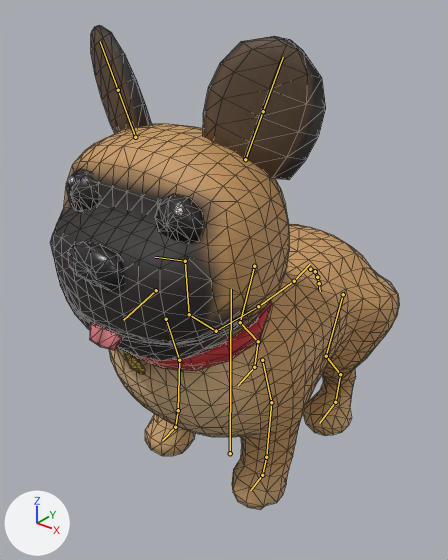
A saved change to the glTF model art-source/blender/dogs/french-bulldog/motion/exports/dog_frenchie_anim.gltf.
The view is the same before and after, from a 50 mm lens placed at (0.851, -1.094, 1.222), pointed at (-0.018, -0.008, 0.549). Every picture has the same lights, and +X, +Y and +Z are marked at lower left. The picture after the commit comes second. The bones that bend it are drawn over the model as lines. Mesh edges are drawn as thin lines.

In view in the first picture: 'dog_frenchie_body', 'dog_frenchie_collar', 'dog_frenchie_ear_L', 'dog_frenchie_ear_R', 'dog_frenchie_eye_L', 'dog_frenchie_eye_R', 'dog_frenchie_nose', 'dog_frenchie_tongue'.
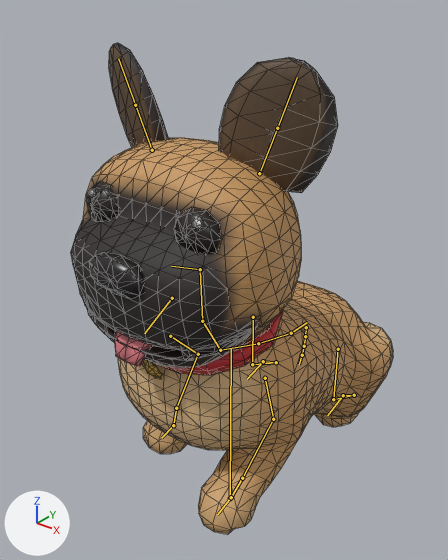
The newer file adds an action. The first version stands in its rest pose; the second is drawn at frame 25 of the action 'LieDown'.

Where the change shows, as pixel boxes (x1, y1, x2, y2) in the pictures (448 x 560 px):
'dog_frenchie_body', posed (8% narrower)
    before: (50, 123, 399, 510)
    after: (71, 137, 393, 535)
'dog_frenchie_ear_L', posed
    before: (203, 36, 326, 180)
    after: (219, 57, 338, 193)
'dog_frenchie_ear_R', posed
    before: (91, 25, 152, 134)
    after: (109, 43, 168, 147)
'dog_frenchie_collar', posed
    before: (125, 301, 272, 374)
    after: (142, 310, 283, 379)
'dog_frenchie_nose', posed
    before: (67, 241, 124, 290)
    after: (89, 252, 144, 299)
'dog_frenchie_eye_L', posed
    before: (155, 194, 204, 243)
    after: (174, 207, 221, 254)
'dog_frenchie_eye_R', posed
    before: (66, 168, 100, 210)
    after: (86, 181, 119, 221)
'dog_frenchie_tongue', posed
    before: (90, 323, 122, 351)
    after: (114, 331, 152, 366)
bone 'root', root to tip
    before: (230, 453) to (231, 289)
    after: (230, 498) to (231, 348)
bone 'hips', root to tip
    before: (294, 281) to (310, 264)
    after: (291, 333) to (307, 322)
bone 'back_hip_L', root to tip
    before: (343, 294) to (326, 356)
    after: (338, 349) to (333, 399)
bone 'back_hock_L', root to tip
    before: (340, 374) to (335, 402)
    after: (354, 395) to (343, 395)
bone 'back_foot_L', root to tip
    before: (335, 402) to (319, 423)
    after: (343, 395) to (327, 415)
bone 'back_hip_R', root to tip
    before: (254, 266) to (240, 322)
    after: (253, 317) to (252, 364)
bone 'back_hock_R', root to tip
    before: (258, 341) to (254, 367)
    after: (276, 362) to (263, 361)
bone 'back_foot_R', root to tip
    before: (254, 367) to (238, 385)
    after: (263, 361) to (247, 379)
bone 'front_shoulder_L', root to tip
    before: (262, 360) to (271, 402)
    after: (265, 378) to (273, 419)
bone 'front_elbow_L', root to tip
    before: (271, 402) to (266, 457)
    after: (273, 419) to (242, 478)
bone 'front_wrist_L', root to tip
    before: (266, 457) to (262, 475)
    after: (242, 478) to (231, 497)
bone 'front_paw_L', root to tip
    before: (262, 475) to (250, 490)
    after: (231, 497) to (217, 514)
bone 'front_shoulder_R', root to tip
    before: (166, 319) to (179, 360)
    after: (170, 336) to (198, 354)
bone 'front_elbow_R', root to tip
    before: (179, 360) to (178, 410)
    after: (198, 354) to (176, 408)
bone 'front_wrist_R', root to tip
    before: (178, 410) to (175, 427)
    after: (176, 408) to (173, 425)
bone 'neck', root to tip
    before: (189, 314) to (185, 261)
    after: (202, 321) to (200, 269)
bone 'jaw', root to tip
    before: (156, 290) to (123, 320)
    after: (172, 298) to (144, 333)
bone 'tail_1', root to tip
    before: (310, 269) to (315, 271)
    after: (306, 327) to (305, 336)
bone 'tail_2', root to tip
    before: (315, 271) to (317, 277)
    after: (305, 336) to (304, 346)

Edits to the bpy script that builds the scene:
```text
Change bone_root:
    where bone_root = bpy.data.objects['dog_frenchie_armature'].pose.bones['root']
    bone_root.location: (0.0, 0.0, 0.0) -> (0.0, -0.173, 0.0)
Change bone_hips:
    where bone_hips = bpy.data.objects['dog_frenchie_armature'].pose.bones['hips']  # child of 'root'
    bone_hips.rotation_quaternion: (1.0, 0.0, 0.0, 0.0) -> (0.988, -0.156, 0.0, 0.0)  # degrees (0, 0, 0) -> degrees (-18, 0, 0)
Change bone_back_hip_l:
    where bone_back_hip_l = bpy.data.objects['dog_frenchie_armature'].pose.bones['back_hip_L']  # child of 'hips'
    bone_back_hip_l.rotation_quaternion: (1.0, 0.0, 0.0, 0.0) -> (0.934, 0.356, 0.0, 0.0)  # degrees (0, 0, 0) -> degrees (42, 0, 0)
Change bone_back_hock_l:
    where bone_back_hock_l = bpy.data.objects['dog_frenchie_armature'].pose.bones['back_hock_L']  # child of 'back_stifle_L'
    bone_back_hock_l.rotation_quaternion: (1.0, 0.0, 0.0, 0.0) -> (0.39, -0.921, 0.0, 0.0)  # degrees (0, 0, 0) -> degrees (-134, 0, 0)
Change bone_back_foot_l:
    where bone_back_foot_l = bpy.data.objects['dog_frenchie_armature'].pose.bones['back_foot_L']  # child of 'back_hock_L'
    bone_back_foot_l.rotation_quaternion: (1.0, 0.0, 0.0, 0.0) -> (0.575, 0.818, 0.0, 0.0)  # degrees (0, 0, 0) -> degrees (110, 0, 0)
Change bone_back_hip_r:
    where bone_back_hip_r = bpy.data.objects['dog_frenchie_armature'].pose.bones['back_hip_R']  # child of 'hips'
    bone_back_hip_r.rotation_quaternion: (1.0, 0.0, 0.0, 0.0) -> (0.934, 0.356, 0.0, 0.0)  # degrees (0, 0, 0) -> degrees (42, 0, 0)
Change bone_back_hock_r:
    where bone_back_hock_r = bpy.data.objects['dog_frenchie_armature'].pose.bones['back_hock_R']  # child of 'back_stifle_R'
    bone_back_hock_r.rotation_quaternion: (1.0, 0.0, 0.0, 0.0) -> (0.39, -0.921, 0.0, 0.0)  # degrees (0, 0, 0) -> degrees (-134, 0, 0)
Change bone_back_foot_r:
    where bone_back_foot_r = bpy.data.objects['dog_frenchie_armature'].pose.bones['back_foot_R']  # child of 'back_hock_R'
    bone_back_foot_r.rotation_quaternion: (1.0, 0.0, 0.0, 0.0) -> (0.575, 0.818, 0.0, 0.0)  # degrees (0, 0, 0) -> degrees (110, 0, 0)
Change bone_front_shoulder_l:
    where bone_front_shoulder_l = bpy.data.objects['dog_frenchie_armature'].pose.bones['front_shoulder_L']  # child of 'spine_3'
    bone_front_shoulder_l.rotation_quaternion: (1.0, 0.0, 0.0, 0.0) -> (0.987, 0.155, 0.0, 0.0)  # degrees (0, 0, 0) -> degrees (18, 0, 0)
Change bone_front_elbow_l:
    where bone_front_elbow_l = bpy.data.objects['dog_frenchie_armature'].pose.bones['front_elbow_L']  # child of 'front_shoulder_L'
    bone_front_elbow_l.rotation_quaternion: (1.0, 0.0, 0.0, 0.0) -> (0.918, -0.394, 0.0, 0.0)  # degrees (0, 0, 0) -> degrees (-46, 0, 0)
Change bone_front_wrist_l:
    where bone_front_wrist_l = bpy.data.objects['dog_frenchie_armature'].pose.bones['front_wrist_L']  # child of 'front_elbow_L'
    bone_front_wrist_l.rotation_quaternion: (1.0, 0.0, 0.0, 0.0) -> (0.999, 0.031, 0.0, 0.0)  # degrees (0, 0, 0) -> degrees (4, 0, 0)
Change bone_front_paw_l:
    where bone_front_paw_l = bpy.data.objects['dog_frenchie_armature'].pose.bones['front_paw_L']  # child of 'front_wrist_L'
    bone_front_paw_l.rotation_quaternion: (1.0, 0.0, 0.0, 0.0) -> (0.929, 0.366, 0.0, 0.0)  # degrees (0, 0, 0) -> degrees (43, 0, 0)
Change bone_front_shoulder_r:
    where bone_front_shoulder_r = bpy.data.objects['dog_frenchie_armature'].pose.bones['front_shoulder_R']  # child of 'spine_3'
    bone_front_shoulder_r.rotation_quaternion: (1.0, 0.0, 0.0, 0.0) -> (0.922, 0.387, 0.0, 0.0)  # degrees (0, 0, 0) -> degrees (46, 0, 0)
Change bone_front_elbow_r:
    where bone_front_elbow_r = bpy.data.objects['dog_frenchie_armature'].pose.bones['front_elbow_R']  # child of 'front_shoulder_R'
    bone_front_elbow_r.rotation_quaternion: (1.0, 0.0, 0.0, 0.0) -> (0.873, -0.487, 0.0, 0.0)  # degrees (0, 0, 0) -> degrees (-58, 0, 0)
Change bone_front_wrist_r:
    where bone_front_wrist_r = bpy.data.objects['dog_frenchie_armature'].pose.bones['front_wrist_R']  # child of 'front_elbow_R'
    bone_front_wrist_r.rotation_quaternion: (1.0, 0.0, 0.0, 0.0) -> (0.969, 0.247, 0.0, 0.0)  # degrees (0, 0, 0) -> degrees (29, 0, 0)
Change bone_neck:
    where bone_neck = bpy.data.objects['dog_frenchie_armature'].pose.bones['neck']  # child of 'spine_3'
    bone_neck.rotation_quaternion: (1.0, 0.0, 0.0, 0.0) -> (0.988, 0.156, 0.0, 0.0)  # degrees (0, 0, 0) -> degrees (18, 0, 0)
Change bone_jaw:
    where bone_jaw = bpy.data.objects['dog_frenchie_armature'].pose.bones['jaw']  # child of 'head'
    bone_jaw.rotation_quaternion: (1.0, 0.0, 0.0, 0.0) -> (0.995, 0.105, 0.0, 0.0)  # degrees (0, 0, 0) -> degrees (12, 0, 0)
Change bone_tail_1:
    where bone_tail_1 = bpy.data.objects['dog_frenchie_armature'].pose.bones['tail_1']  # child of 'hips'
    bone_tail_1.rotation_quaternion: (1.0, 0.0, 0.0, 0.0) -> (0.95, -0.311, 0.0, 0.0)  # degrees (0, 0, 0) -> degrees (-36, 0, 0)
Change bone_tail_2:
    where bone_tail_2 = bpy.data.objects['dog_frenchie_armature'].pose.bones['tail_2']  # child of 'tail_1'
    bone_tail_2.rotation_quaternion: (1.0, 0.0, 0.0, 0.0) -> (0.998, 0.059, 0.0, 0.0)  # degrees (0, 0, 0) -> degrees (7, 0, 0)
```
